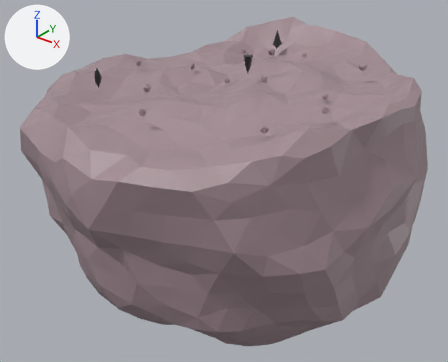
The glTF model public/World.glb: old version first, new version second.
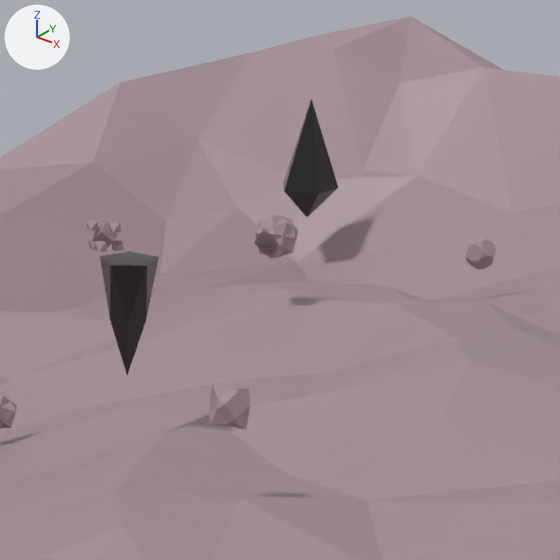
The first picture shows the older version from a 50 mm lens placed at (46.6, -61.7, 32.9), pointed at (-2.1, -0.9, -4.8). The close-ups show both versions on the part from 51% to 71% of the width and 4% to 29% of the height of that picture; other places that the commit changed are outside them. The lights are fixed; the arrows at upper left show +X, +Y and +Z. Where no turn or scale is listed for an object, it has been applied to the vertices.

In view in the first close-up: 'Anvil', 'FO1', 'FO3', 'Planet Top', 'Rock', 'Star', 'wheel'.
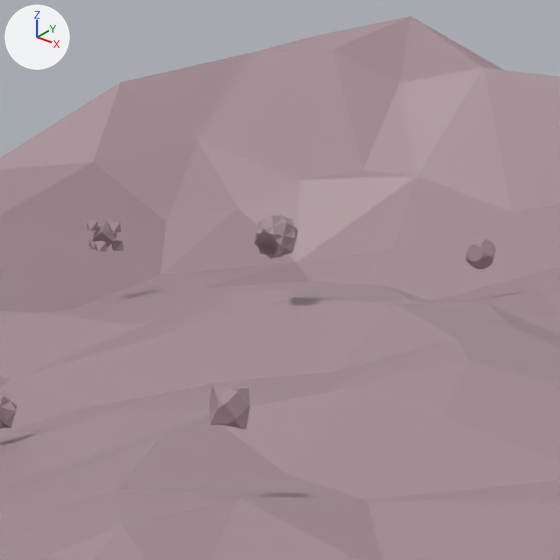
Pixel boxes (x1, y1, x2, y2) of what changed, in the close-ups (560 x 560 px):
```json
{"object": "FO1", "change": "moved, rescaled", "before": [100, 251, 159, 375], "on screen": "not visible afterwards"}
{"object": "FO3", "change": "moved, rescaled", "before": [283, 99, 338, 217], "on screen": "not visible afterwards"}
```

Scene script edits in JSON lines:
```json
{"op": "set", "path": "ob_fo1.location", "old": "(2.62, -2.14, 11.56)", "new": "(-7.28, -3.0, 8.54)"}
{"op": "set", "path": "ob_fo1.scale", "old": "(2.0, 2.0, 2.0)", "new": "(1.5, 1.5, 1.5)"}
{"op": "set", "path": "ob_fo3.location", "old": "(-6.96, 18.28, 10.04)", "new": "(4.78, 18.22, 11.8)"}
{"op": "set", "path": "ob_fo3.scale", "old": "(1.5, 1.5, 1.5)", "new": "(1.0, 1.0, 1.0)"}
```
